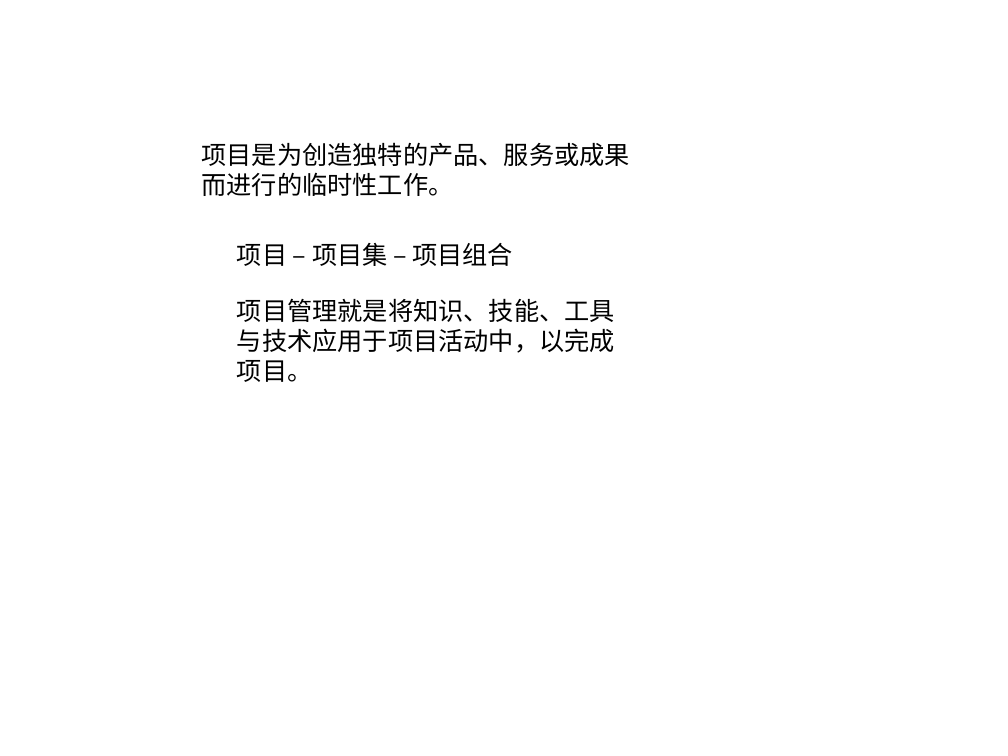
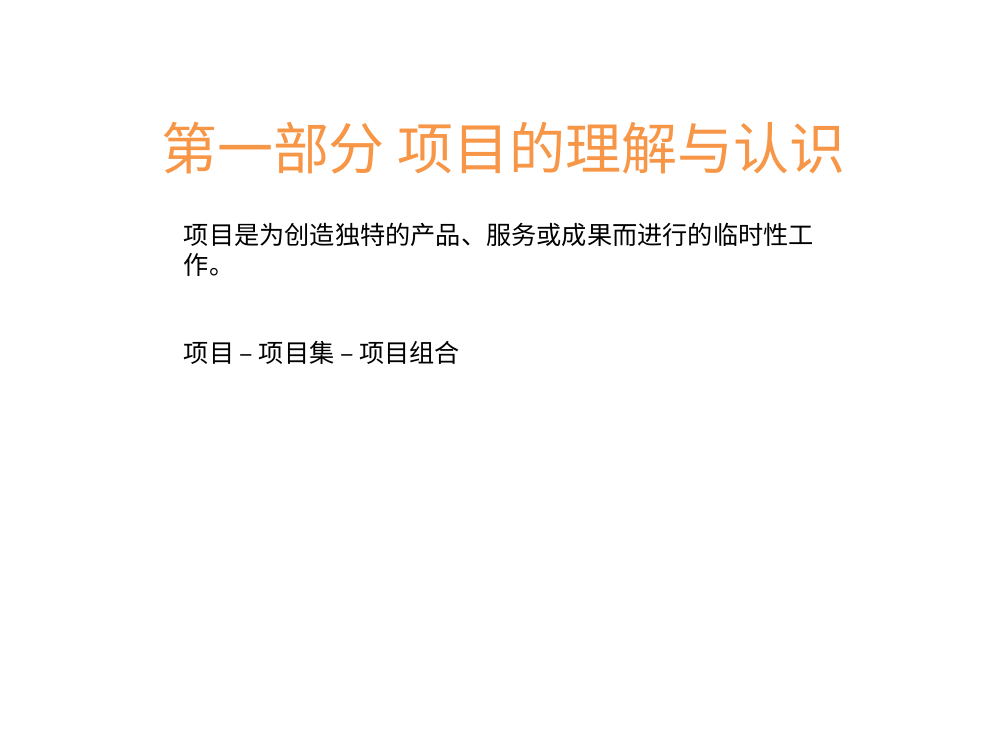
Before and after one commit to itwyhuaing/ProjectM, a slide deck: slide 3 of HaiNaBian_PM知识分享/201812/PM.pptx. Drawn at 1008x756 pixels with LibreOffice and Linux fonts; fonts in the diff are those of the drawing; background and template pictures are left out. Boxes give left, top, right and bottom in pixels: in the first picture for what was removed or moved away, otherwise in the second. Text is boxed around its words. In the diff, an @@ line names an element or a change of style, - is before the commit and + after.

```diff
--- a/HaiNaBian_PM知识分享/201812/PM.pptx
+++ b/HaiNaBian_PM知识分享/201812/PM.pptx
@@ text added at [161, 122, 845, 174], 40 pt, text #F79646 @@
+第一部分 项目的理解与认识
@@ text "项目是为创造独特的产品、服务或成果而进行的临时性工作。" rewrapped from [201, 142, 629, 196] to [184, 222, 814, 276] @@
@@ text removed at [237, 298, 615, 382] @@
-项目管理就是将知识、技能、工具与技术应用于项目活动中，以完成项目。
@@ text "项目 – 项目集 – 项目组合": place and size @@
-text "项目 – 项目集 – 项目组合" at [237, 243, 513, 266]
+text "项目 – 项目集 – 项目组合" at [184, 341, 460, 364]
```
Also in this commit, not shown: 2 other slides changed, 8 slides added, 2 slides removed, 1 other file.
